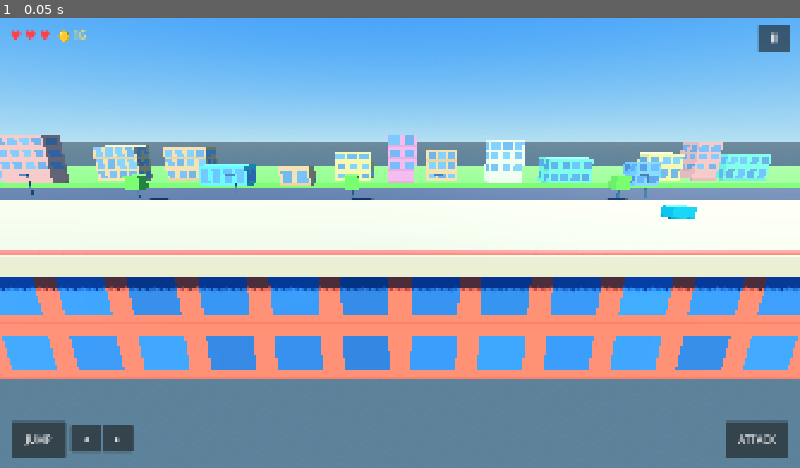
Above: before the commit, frame 1.
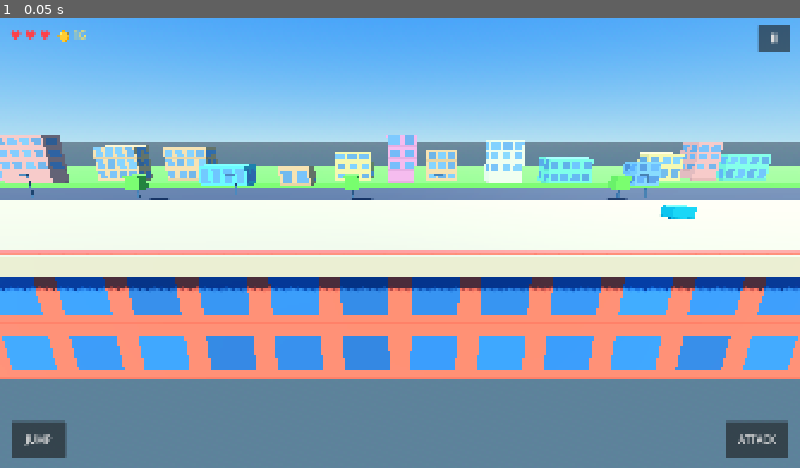
Above: after the commit, the same moment.

Repository: nnamdinwali/shadow-killer
Game: Godot game, scene res://node_3d.tscn
The game is run twice, just before and just after one commit, with the same random seed, the same clock (stepped at 60 frames per second) and the same inputs.
Inputs:
- Up to frame 1 (0.05 s): no input

The runs differ from the first frame. In frame 1, 0.5% of the frame differs, in the area x 8-17%, y 90-97%.

Commit message:
Remove movement buttons and keep runner animation automatic

Diff:
--- a/gameplay_hud.gd
+++ b/gameplay_hud.gd
@@ -59,22 +59,6 @@
 	attack_button.add_theme_font_size_override("font_size", 24)
 	attack_button.pressed.connect(_attack)
 	root.add_child(attack_button)
-	var move_left := Button.new()
-	move_left.text = "◀"
-	move_left.custom_minimum_size = Vector2(72, 64)
-	move_left.set_anchors_and_offsets_preset(Control.PRESET_BOTTOM_LEFT)
-	move_left.position = Vector2(170, -102)
-	move_left.button_down.connect(func(): _set_move(-1.0))
-	move_left.button_up.connect(func(): _set_move(0.0))
-	root.add_child(move_left)
-	var move_right := Button.new()
-	move_right.text = "▶"
-	move_right.custom_minimum_size = Vector2(72, 64)
-	move_right.set_anchors_and_offsets_preset(Control.PRESET_BOTTOM_LEFT)
-	move_right.position = Vector2(248, -102)
-	move_right.button_down.connect(func(): _set_move(1.0))
-	move_right.button_up.connect(func(): _set_move(0.0))
-	root.add_child(move_right)
 
 func _on_node_added(node: Node) -> void:
 	if node.is_in_group("player"):
@@ -102,7 +86,3 @@
 	lives = clampi(value, 0, 3)
 	if is_instance_valid(life_label):
 		life_label.text = "♥ ".repeat(lives).strip_edges()
-
-func _set_move(direction: float) -> void:
-	if is_instance_valid(player) and player.has_method("set_touch_direction"):
-		player.set_touch_direction(direction)
--- a/player_controller.gd
+++ b/player_controller.gd
@@ -10,7 +10,7 @@
 var attack_names := ["MutantPunch", "MmaKick", "PunchCombo", "FlyingKick", "HurricaneKick", "ElbowUppercutCombo", "Armada"]
 var attack_index := 0
 var attack_locked := false
-var touch_direction := 0.0
+var auto_run_animation := true
 
 func _ready() -> void:
 	add_to_group("player")
@@ -27,7 +27,7 @@
 	animation_player = _find_animation_player(self)
 	if animation_player:
 		animation_player.animation_finished.connect(_on_animation_finished)
-		_play_first(["mixamo.com", "Idle", "Running", "Run"])
+		_play_first(["Running", "Run", "mixamo.com", "Idle"])
 
 func _physics_process(delta: float) -> void:
 	if not is_on_floor():
@@ -35,16 +35,11 @@
 	else:
 		if velocity.y < 0.0:
 			velocity.y = 0.0
-	var direction := touch_direction
-	velocity.x = direction * run_speed
-	if direction != 0.0:
-		rotation.y = 0.0 if direction > 0.0 else PI
+	# The runner stays in the gameplay lane while the level scrolls past.
+	velocity.x = 0.0
 	move_and_slide()
 	if animation_player and not attack_locked and is_on_floor():
-		if absf(direction) > 0.1:
-			_play_first(["Running", "Run", "mixamo.com"])
-		else:
-			_play_first(["Idle", "mixamo.com"])
+		_play_first(["Running", "Run", "mixamo.com", "Idle"])
 
 func jump() -> void:
 	if is_on_floor():
@@ -95,6 +90,3 @@
 
 func _on_animation_finished(_animation_name: StringName) -> void:
 	attack_locked = false
-
-func set_touch_direction(direction: float) -> void:
-	touch_direction = clampf(direction, -1.0, 1.0)
